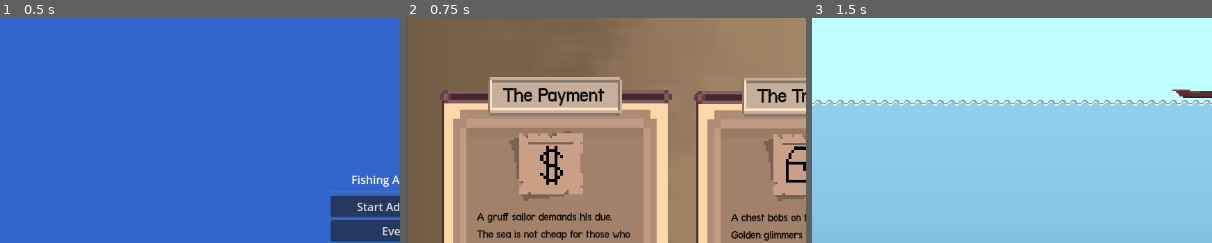
Above: before the commit, frames 1-3 (left to right).
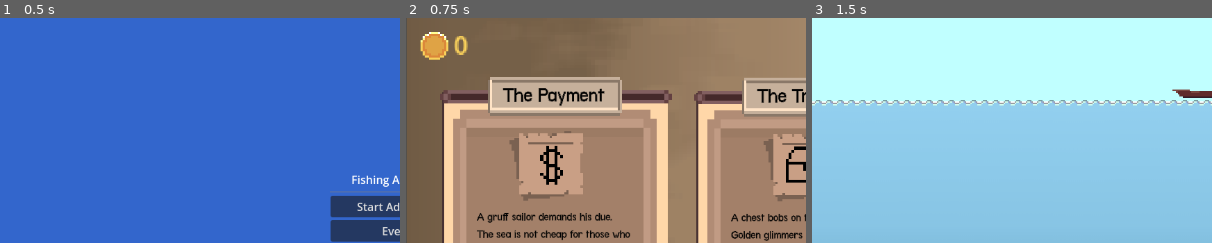
Above: after the commit, the same moments.

Repository: Gugaapo/fishing_game
Game: Godot game, scene res://scenes/main_menu.tscn
Two runs of this game, one before a commit and one after it. Both use one fixed random seed, a clock stepped at 60 frames per second and the inputs below.
Inputs:
- Up to frame 1 (0.5 s): no input
- Up to frame 2 (0.75 s): click "Events" at 0.5 s
- Up to frame 3 (1.5 s): click "Sail here" at 1.25 s
The pictures show only the part of the screen within x 0-50%, y 0-50%; the shares and areas given below are measured in that part.

Frame 1 is identical in both runs. In frame 2, 0.9% of the frame differs, in the area x 3-16%, y 6-19%; in frame 3, nothing differs.

Commit message:
purging pause menu

Diff:
--- a/scenes/Events_scene/events.tscn
+++ b/scenes/Events_scene/events.tscn
@@ -3,7 +3,7 @@
 [ext_resource type="Texture2D" uid="uid://bxfu7j2rg5g1i" path="res://assets/sprites/MapaPathBase.png" id="1_d7p07"]
 [ext_resource type="Script" path="res://scripts/event_scripts/events.gd" id="1_qsv4e"]
 [ext_resource type="PackedScene" uid="uid://eji6itgxjv8m" path="res://scenes/Events_scene/EventSelectionNode.tscn" id="3_8x6dj"]
-[ext_resource type="PackedScene" path="res://scenes/pause_menu.tscn" id="4_pause"]
+[ext_resource type="PackedScene" uid="uid://c21t1t84okty6" path="res://scenes/UI_scenes/money_display.tscn" id="4_b5kn7"]
 
 [node name="Events" type="Node2D" node_paths=PackedStringArray("search_roots")]
 script = ExtResource("1_qsv4e")
@@ -37,11 +37,8 @@
 offset_bottom = -218.0
 scale = Vector2(3.12398, 3.12398)
 
-[node name="PauseMenu" parent="." instance=ExtResource("4_pause")]
-layout_mode = 1
-offset_left = 70.0
-offset_top = 44.0
-offset_right = 70.0
-offset_bottom = 44.0
-grow_horizontal = 2
-grow_vertical = 2
+[node name="MoneyDisplay" parent="." instance=ExtResource("4_b5kn7")]
+offset_left = -555.0
+offset_top = -304.0
+offset_right = -555.0
+offset_bottom = -304.0
--- /dev/null
+++ b/scenes/UI_scenes/money_display.tscn
@@ -0,0 +1,30 @@
+[gd_scene load_steps=3 format=3 uid="uid://c21t1t84okty6"]
+
+[ext_resource type="Script" path="res://scripts/UI_scripts/money_display.gd" id="1_kebbc"]
+[ext_resource type="Texture2D" uid="uid://c6mre0hjtet54" path="res://assets/fantasy_pixelart_ui/sliders/gold_grabber_pressed.png" id="2_m63jp"]
+
+[node name="MoneyDisplay" type="Control" node_paths=PackedStringArray("moneyLabel")]
+layout_mode = 3
+anchors_preset = 15
+anchor_right = 1.0
+anchor_bottom = 1.0
+grow_horizontal = 2
+grow_vertical = 2
+script = ExtResource("1_kebbc")
+moneyLabel = NodePath("Label")
+
+[node name="TextureRect" type="TextureRect" parent="."]
+layout_mode = 0
+offset_right = 40.0
+offset_bottom = 40.0
+texture = ExtResource("2_m63jp")
+
+[node name="Label" type="Label" parent="."]
+layout_mode = 0
+offset_left = 48.0
+offset_top = -7.0
+offset_right = 88.0
+offset_bottom = 16.0
+scale = Vector2(2.2, 2.2)
+theme_override_colors/font_color = Color(0.976471, 0.819608, 0.356863, 1)
+text = "0"
--- a/scenes/fishing_scene/debug_scene.tscn
+++ b/scenes/fishing_scene/debug_scene.tscn
@@ -8,7 +8,6 @@
 [ext_resource type="Texture2D" uid="uid://c57ixg36kb8qw" path="res://assets/gradients/gradient.png" id="6_2m4ej"]
 [ext_resource type="PackedScene" uid="uid://lpitcdo7x83b" path="res://scenes/fishing_scene/fishes/fish_sardine.tscn" id="7_sardine"]
 [ext_resource type="AudioStream" uid="uid://i0ajtculjn50" path="res://assets/music/Music_Theme1.wav" id="8_73ynf"]
-[ext_resource type="PackedScene" path="res://scenes/pause_menu.tscn" id="9_pause"]
 
 [sub_resource type="WorldBoundaryShape2D" id="WorldBoundaryShape2D_ttqpa"]
 distance = -11.0
@@ -201,8 +200,3 @@
 [node name="AudioStreamPlayer2D" type="AudioStreamPlayer2D" parent="."]
 stream = ExtResource("8_73ynf")
 autoplay = true
-
-[node name="PauseMenu" parent="." instance=ExtResource("9_pause")]
-layout_mode = 1
-grow_horizontal = 2
-grow_vertical = 2
--- a/scenes/fishing_scene/ui/catchUI.tscn
+++ b/scenes/fishing_scene/ui/catchUI.tscn
@@ -1,6 +1,6 @@
 [gd_scene load_steps=3 format=3 uid="uid://draq76bcaspjl"]
 
-[ext_resource type="Script" path="res://scripts/UI_scricpts/catch_labels.gd" id="1_3boon"]
+[ext_resource type="Script" path="res://scripts/UI_scripts/catch_labels.gd" id="1_3boon"]
 [ext_resource type="FontFile" uid="uid://bkww1rwwspsr3" path="res://assets/fonts/Terminal-Grotesque-master/terminal-grotesque_open.otf" id="1_50vyl"]
 
 [node name="CatchUI" type="Control"]
--- a/scenes/game.tscn
+++ b/scenes/game.tscn
@@ -2,7 +2,6 @@
 
 [ext_resource type="Script" path="res://scripts/game_controller.gd" id="1_script"]
 [ext_resource type="PackedScene" uid="uid://cdnqtebfupj62" path="res://scenes/fishing_scene/boat.tscn" id="2_boat"]
-[ext_resource type="PackedScene" uid="uid://bqxvhqxqxqxqx" path="res://scenes/pause_menu.tscn" id="3_pause"]
 
 [node name="Game" type="Control"]
 layout_mode = 3
@@ -12,9 +11,3 @@
 script = ExtResource("1_script")
 
 [node name="FishingScene" parent="." instance=ExtResource("1_boat")]
-
-[node name="PauseMenu" parent="." instance=ExtResource("3_pause")]
-layout_mode = 1
-anchors_preset = 15
-anchor_right = 1.0
-anchor_bottom = 1.0
--- /dev/null
+++ b/scenes/map.tscn
@@ -0,0 +1,85 @@
+[gd_scene load_steps=5 format=3 uid="uid://bmhhcw7wjro4l"]
+
+[ext_resource type="Script" path="res://scenes/map_controller.gd" id="1_0j483"]
+[ext_resource type="Texture2D" uid="uid://bi2l766vg2mml" path="res://assets/sprites/mapa.png" id="1_fu6xe"]
+[ext_resource type="Texture2D" uid="uid://bbh4ryk1mi3u6" path="res://assets/sprites/barco-grande.png" id="2_33n60"]
+[ext_resource type="PackedScene" uid="uid://c21t1t84okty6" path="res://scenes/UI_scenes/money_display.tscn" id="4_1n1qu"]
+
+[node name="Map" type="Node2D"]
+script = ExtResource("1_0j483")
+boat_positions = Array[Vector2]([Vector2(-403, 200), Vector2(-375, -268), Vector2(412, -258), Vector2(-13, 260), Vector2(492, 216)])
+
+[node name="map_sprite" type="Sprite2D" parent="."]
+visible = false
+position = Vector2(-1.17842, 0.499983)
+scale = Vector2(1.11552, 1.11552)
+texture = ExtResource("1_fu6xe")
+
+[node name="Camera2D" type="Camera2D" parent="."]
+
+[node name="boat" type="Sprite2D" parent="."]
+position = Vector2(492, 216)
+scale = Vector2(0.289792, 0.289792)
+texture = ExtResource("2_33n60")
+
+[node name="Interface" type="Control" parent="."]
+z_index = -1
+layout_mode = 3
+anchors_preset = 0
+offset_right = 40.0
+offset_bottom = 40.0
+
+[node name="TextureRect" type="TextureRect" parent="Interface"]
+layout_mode = 0
+offset_left = -576.0
+offset_top = -324.0
+offset_right = 576.0
+offset_bottom = 301.0
+scale = Vector2(1, 1.03744)
+texture = ExtResource("1_fu6xe")
+
+[node name="TutorialButton" type="Button" parent="Interface/TextureRect"]
+layout_mode = 0
+offset_left = -1.0
+offset_top = 409.0
+offset_right = 271.0
+offset_bottom = 625.0
+flat = true
+
+[node name="IceButton" type="Button" parent="Interface/TextureRect"]
+layout_mode = 0
+offset_left = -2.0
+offset_top = -2.0
+offset_right = 418.0
+offset_bottom = 213.0
+flat = true
+
+[node name="HeatButton" type="Button" parent="Interface/TextureRect"]
+layout_mode = 0
+offset_left = 798.0
+offset_top = -2.0
+offset_right = 1152.0
+offset_bottom = 176.0
+flat = true
+
+[node name="CoraisButton" type="Button" parent="Interface/TextureRect"]
+layout_mode = 0
+offset_left = 508.0
+offset_top = 336.0
+offset_right = 664.0
+offset_bottom = 542.0
+flat = true
+
+[node name="AbyssButton" type="Button" parent="Interface/TextureRect"]
+layout_mode = 0
+offset_left = 917.0
+offset_top = 332.0
+offset_right = 1153.0
+offset_bottom = 624.0
+flat = true
+
+[node name="MoneyDisplay" parent="." instance=ExtResource("4_1n1qu")]
+offset_left = -562.0
+offset_top = -314.0
+offset_right = -562.0
+offset_bottom = -314.0
--- /dev/null
+++ b/scenes/map_controller.gd
@@ -0,0 +1,22 @@
+extends Node2D
+
+@onready var boat : Node2D = $boat
+@export var boat_positions: Array[Vector2]
+
+func _ready():
+	# connect hover signals
+	$Interface/TextureRect/TutorialButton.mouse_entered.connect(func(): _on_button_hover(0))
+	$Interface/TextureRect/IceButton.mouse_entered.connect(func(): _on_button_hover(1))
+	$Interface/TextureRect/HeatButton.mouse_entered.connect(func(): _on_button_hover(2))
+	$Interface/TextureRect/CoraisButton.mouse_entered.connect(func(): _on_button_hover(3))
+	$Interface/TextureRect/AbyssButton.mouse_entered.connect(func(): _on_button_hover(4))
+
+func _on_button_hover(index: int) -> void:
+	if index >= 0 and index < boat_positions.size():
+		# snap instantly
+		# boat.position = boat_positions[index]
+
+		# OR: slide smoothly with a tween
+		var tween := create_tween()
+		tween.tween_property(boat, "position", boat_positions[index], 0.4) \
+			.set_trans(Tween.TRANS_SINE).set_ease(Tween.EASE_OUT)
--- a/scenes/pause_menu.tscn
+++ /dev/null
@@ -1,73 +0,0 @@
-[gd_scene load_steps=3 format=3 uid="uid://bqxvhqxqxqxqx"]
-
-[ext_resource type="Script" path="res://scripts/menu_scripts/pause_menu.gd" id="1_0x0x0"]
-[ext_resource type="Theme" uid="uid://bqxvhqxqxqxqx" path="res://assets/fantasy_pixelart_ui/theme.tres" id="2_0x0x0"]
-
-[node name="PauseMenu" type="Control"]
-layout_mode = 3
-anchors_preset = 15
-anchor_right = 1.0
-anchor_bottom = 1.0
-script = ExtResource("1_0x0x0")
-theme = ExtResource("2_0x0x0")
-
-[node name="Background" type="ColorRect" parent="."]
-layout_mode = 1
-anchors_preset = 15
-anchor_right = 1.0
-anchor_bottom = 1.0
-color = Color(0, 0, 0, 0.3)
-
-[node name="Panel" type="Panel" parent="."]
-layout_mode = 1
-anchors_preset = 8
-anchor_left = 0.5
-anchor_top = 0.5
-anchor_right = 0.5
-anchor_bottom = 0.5
-offset_left = -140.0
-offset_top = -140.0
-offset_right = 140.0
-offset_bottom = 140.0
-
-[node name="VBoxContainer" type="VBoxContainer" parent="."]
-layout_mode = 1
-anchors_preset = 8
-anchor_left = 0.5
-anchor_top = 0.5
-anchor_right = 0.5
-anchor_bottom = 0.5
-offset_left = -120.0
-offset_top = -120.0
-offset_right = 120.0
-offset_bottom = 120.0
-
-[node name="Title" type="Label" parent="VBoxContainer"]
-layout_mode = 2
-text = "PAUSED"
-horizontal_alignment = 1
-vertical_alignment = 1
-
-[node name="HSeparator" type="HSeparator" parent="VBoxContainer"]
-layout_mode = 2
-
-[node name="ResumeButton" type="Button" parent="VBoxContainer"]
-layout_mode = 2
-text = "Resume"
-custom_minimum_size = Vector2(200, 40)
-
-[node name="HSeparator2" type="HSeparator" parent="VBoxContainer"]
-layout_mode = 2
-
-[node name="SettingsButton" type="Button" parent="VBoxContainer"]
-layout_mode = 2
-text = "Settings"
-custom_minimum_size = Vector2(200, 40)
-
-[node name="HSeparator3" type="HSeparator" parent="VBoxContainer"]
-layout_mode = 2
-
-[node name="ToMenuButton" type="Button" parent="VBoxContainer"]
-layout_mode = 2
-text = "To Menu"
-custom_minimum_size = Vector2(200, 40)
--- a/scripts/UI_scricpts/PathSelect.gd
+++ b/scripts/UI_scripts/PathSelect.gd
@@ -22,7 +22,7 @@
 
 func _load_next_scene(path_name: String):
 	# For now, just load the same scene (replace with your target scene later)
-	var scene = preload("res://scenes/guilherme-tutorial/debug_scene.tscn").instantiate()
+	var scene = preload("res://scenes/fishing_scene/debug_scene.tscn").instantiate()
 	get_tree().change_scene_to_packed(scene)
 
 	# Debug: we could also pass the choice along
--- /dev/null
+++ b/scripts/UI_scripts/money_display.gd
@@ -0,0 +1,10 @@
+extends Control
+class_name MoneyDisplay
+
+@export var moneyLabel : Label
+# Called when the node enters the scene tree for the first time.
+func _ready():
+	pass # Replace with function body.
+
+func _process(delta):
+	moneyLabel.text = str(Globals.money)
--- a/scripts/event_scripts/EventDB.gd
+++ b/scripts/event_scripts/EventDB.gd
@@ -54,11 +54,11 @@
 	if count > 0:
 		print("EventDB keys:", events.keys())
 
-func get_event(name: String) -> EventData:
+func get_event(event_name: String) -> EventData:
 	_ensure_loaded()
-	if events.has(name):
-		return events[name]
-	var lc := name.to_lower()
+	if events.has(event_name):
+		return events[event_name]
+	var lc := event_name.to_lower()
 	if _name_lut.has(lc):
 		return events[_name_lut[lc]]
 	return null
--- a/scripts/fishing_scripts/debug_scene_controller.gd
+++ b/scripts/fishing_scripts/debug_scene_controller.gd
@@ -2,9 +2,6 @@
 
 func _ready():
 	# Set up the pause menu to know which scene it came from
-	var pause_menu = $PauseMenu
-	if pause_menu:
-		pause_menu.set_game_scene("res://scenes/fishing_scene/debug_scene.tscn")
 
 	# Ensure this control can receive input events
 	mouse_filter = Control.MOUSE_FILTER_IGNORE
@@ -12,7 +9,6 @@
 	set_process_input(true)
 
 	print("Debug scene controller ready")
-	print("Pause menu found: ", pause_menu != null)
 
 	# Debug scene tree structure (temporarily disabled to prevent crashes)
 	# print("Scene tree structure:")
@@ -44,14 +40,3 @@
 			print("ESC action detected!")
 		else:
 			print("ESC action NOT detected for keycode: ", event.keycode)
-
-	# Forward input events to the pause menu if it exists
-	var pause_menu = $PauseMenu
-	if pause_menu and pause_menu.has_method("_input"):
-		pause_menu._input(event)
-
-	# Test with P key as well
-	if event is InputEventKey and event.pressed and event.keycode == KEY_P:
-		print("P key pressed in debug scene controller")
-		if pause_menu:
-			pause_menu._input(event)
--- a/scripts/game_controller.gd
+++ b/scripts/game_controller.gd
@@ -1,10 +1,6 @@
 extends Control
 
 func _ready():
-	# Set up the pause menu to know which scene it came from
-	var pause_menu = $PauseMenu
-	if pause_menu:
-		pause_menu.set_game_scene("res://scenes/game.tscn")
 
 	# Set up the fishing scene
 	var fishing_scene = $FishingScene
--- a/scripts/menu_scripts/pause_menu.gd
+++ /dev/null
@@ -1,112 +0,0 @@
-extends Control
-
-var game_scene: String = ""
-
-func _ready():
-	# Connect button signals
-	$VBoxContainer/ResumeButton.pressed.connect(_on_resume_pressed)
-	$VBoxContainer/SettingsButton.pressed.connect(_on_settings_pressed)
-	$VBoxContainer/ToMenuButton.pressed.connect(_on_to_menu_pressed)
-
-	# Hide the pause menu initially
-	visible = false
-
-	# Process mode should be set to stop when paused
-	process_mode = Node.PROCESS_MODE_WHEN_PAUSED
-
-	# Make sure the pause menu is on top
-	z_index = 1000
-
-	# Ensure the pause menu can receive input events
-	mouse_filter = Control.MOUSE_FILTER_IGNORE
-
-	print("Pause menu initialized and ready")
-	print("Pause menu process mode: ", process_mode)
-	print("Pause menu mouse filter: ", mouse_filter)
-
-func _input(event):
-	print("Pause menu received input event: ", event)
-
-	# Debug ESC action detection
-	if event.is_action_pressed("ui_cancel"):
-		print("ESC action detected in pause menu!")
-		print("ESC key pressed, pause menu visible: ", visible)
-		if visible:
-			_resume_game()
-		else:
-			_pause_game()
-	elif event.is_action_pressed("escape"):
-		print("Escape action detected in pause menu!")
-		print("Escape key pressed, pause menu visible: ", visible)
-		if visible:
-			_resume_game()
-		else:
-			_pause_game()
-	# Handle P key as well
-	elif event is InputEventKey and event.pressed and event.keycode == KEY_P:
-		print("P key pressed, pause menu visible: ", visible)
-		if visible:
-			_resume_game()
-		else:
-			_pause_game()
-	# Also check for ESC keycode directly
-	elif event is InputEventKey and event.pressed and event.keycode == 4194305:
-		print("ESC keycode detected directly in pause menu!")
-		print("ESC key pressed, pause menu visible: ", visible)
-		if visible:
-			_resume_game()
-		else:
-			_pause_game()
-
-func _unhandled_input(event):
-	print("Pause menu received unhandled input event: ", event)
-	if event.is_action_pressed("ui_cancel"): # ESC key
-		print("ESC key pressed (unhandled), pause menu visible: ", visible)
-		if visible:
-			_resume_game()
-		else:
-			_pause_game()
-
-func _pause_game():
-	print("Pausing game...")
-	print("Before pause - visible: ", visible, ", tree paused: ", get_tree().paused)
-	visible = true
-	get_tree().paused = true
-	# Capture input when paused
-	mouse_filter = Control.MOUSE_FILTER_STOP
-	print("After pause - visible: ", visible, ", tree paused: ", get_tree().paused, ", mouse filter: ", mouse_filter)
-	print("Game paused successfully")
-
-func _resume_game():
-	print("Resuming game...")
-	visible = false
-	get_tree().paused = false
-	# Release input when resumed
-	mouse_filter = Control.MOUSE_FILTER_IGNORE
-	print("Game resumed successfully")
-
-func _on_resume_pressed():
-	_resume_game()
-
-func _on_settings_pressed():
-	# Open settings and remember we came from pause menu
-	var settings_scene = preload("res://scenes/settings.tscn")
-	var settings_instance = settings_scene.instantiate()
-
-	# Set the previous scene to the current game scene
-	if game_scene != "":
-		settings_instance.set_previous_scene(game_scene)
-	else:
-		settings_instance.set_previous_scene("res://scenes/pause_menu.tscn")
-
-	# Add settings as child and show it
-	add_child(settings_instance)
-	settings_instance.visible = true
-
-func _on_to_menu_pressed():
-	# Unpause and go to main menu
-	get_tree().paused = false
-	get_tree().change_scene_to_file("res://scenes/main_menu.tscn")
-
-func set_game_scene(scene_path: String):
-	game_scene = scene_path
Binary file added: assets/sprites/mapa.png
Not shown, added: assets/sprites/mapa.png.import
Not shown: 1 places in scenes/fishing_scene/fishes/fish_anglerfish.tscn that only renumber resources
Not shown: 1 places in scenes/fishing_scene/fishes/fish_espadim.tscn that only renumber resources
Renamed: scripts/UI_scricpts/catch_labels.gd -> scripts/UI_scripts/catch_labels.gd
